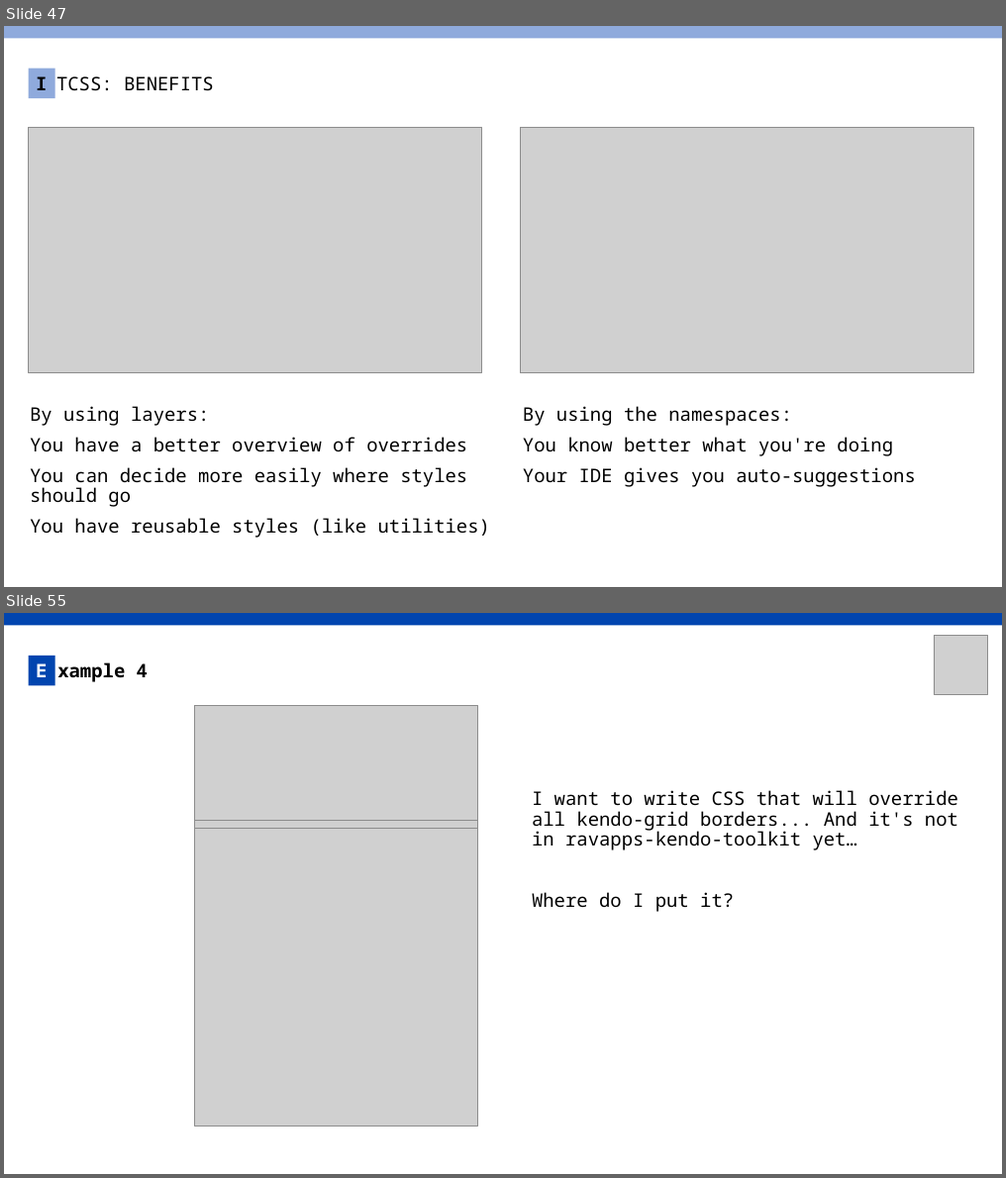
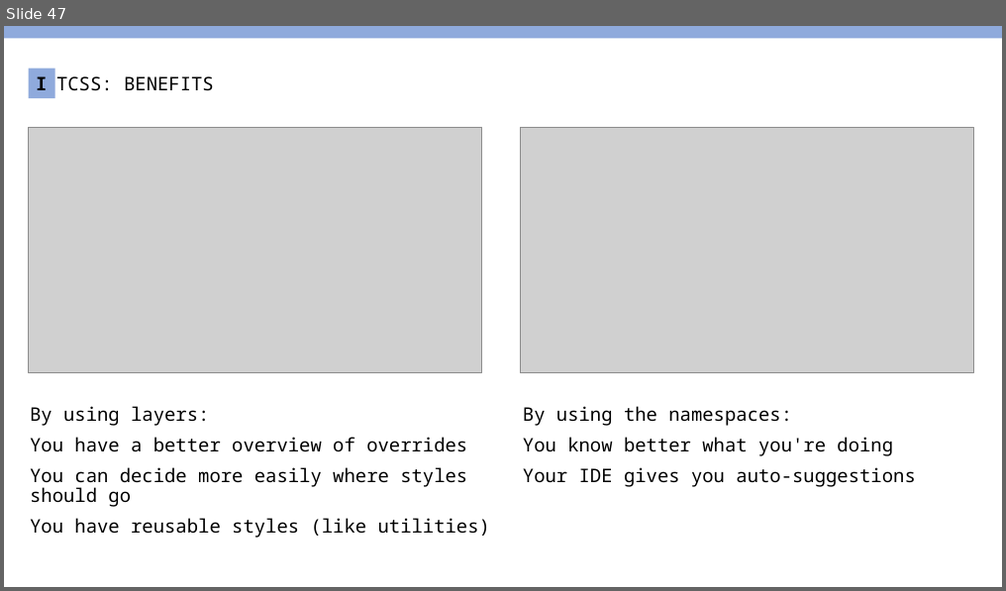
Before and after one commit to AxelPauwels/SEM-BIO, a slide deck: presentation/SEM&BIO.pptx. Shown one above the other, each under a label of ours: slides 47 and 55 before the commit, slide 47 after it; the slides between them are not shown. The pictures are 1006x1178 and 1006x591 pixels, drawn with LibreOffice and Linux fonts; fonts in the diff are those of the drawing; grey boxes stand for pictures. Boxes give left, top, right and bottom in pixels: in the first picture for what was removed or moved away, otherwise in the second. Text is boxed around its words. In the diff, an @@ line names an element or a change of style, - is before the commit and + after.

```diff
--- a/presentation/SEM&BIO.pptx
+++ b/presentation/SEM&BIO.pptx
@@ slide 55 removed at (4,613,1002,1174), background #FFFFFF @@
@@ rectangle removed at (4,613,1002,626) @@
@@ picture removed at (934,635,988,694) @@
@@ rectangle removed at (29,656,55,685) @@
-E
@@ text removed at (57,663,148,682) @@
-xample 4
@@ picture removed at (194,706,478,826) @@
@@ text removed at (532,790,958,912) @@
-I want to write CSS that will override all kendo-grid borders... And it's not in ravapps-kendo-toolkit yet…
-Where do I put it?
@@ picture removed at (194,826,478,1126) @@
@@ picture removed at (194,821,478,829) @@
```
Also in this commit, not shown: 2 slides changed, 15 other slides removed, 3 other files.
